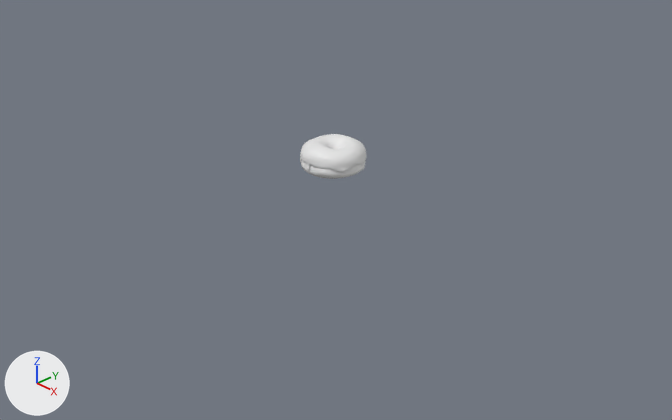
Before and after pictures for a commit that changed the Blender file donut.blend.
Before and after are seen from a camera (50 mm lens) standing at (0.935, -0.874, 0.54) and looking at (0.028, -0.021, -0.071). Every picture has the same lights, and +X, +Y and +Z are marked at lower left.

In view in the first picture: 'Donut', 'Icing'.
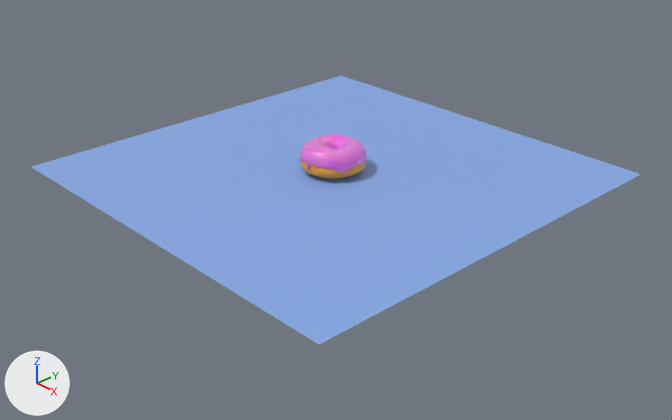
Location of each change, (x1, y1, x2, y2) in pixels of the pictures (672 x 420 px):
'Plane', added (blue): after (32, 76, 641, 344)
'Icing', recoloured (white to pink): (300, 134, 367, 173) in both
'Donut', recoloured (grey to orange): (301, 160, 366, 179) in both

What changed in the scene script:
```text
Add mat_material_001:
    mat_material_001 = principled_material('Material.001')
    mat_material_001.base_color = (0.8, 0.189, 0.651)  # pink #e778d3
    mat_material_001.roughness = 0.15
    mat_material_001.subsurface_weight = 1.0
    mat_material_001.subsurface_radius = (0.002, 0.002, 0.002)
    mat_material_001.subsurface_scale = 0.1
Add mat_material_002:
    mat_material_002 = principled_material('Material.002')
    mat_material_002.base_color = (0.8, 0.345, 0.0355)  # orange #e79f35
Add mat_material_003:
    mat_material_003 = principled_material('Material.003')
    mat_material_003.base_color = (0.246, 0.407, 0.8)  # blue #88abe7
Change me_torus_002:
    where me_torus_002.from_pydata(...)  # 2560 vertices, 2560 faces; spans x -0.048..0.0481, y -0.0478..0.0488, z -0.0226..0.0228
    add me_torus_002.materials.append(mat_material_002)  # orange #e79f35
Change me_torus_003:
    where me_torus_003.from_pydata(...)  # 11064 vertices, 11064 faces; spans x -0.0503..0.0493, y -0.0511..0.0508, z -0.0184..0.0252
    add me_torus_003.materials.append(mat_material_001)  # pink #e778d3
Add me_plane:
    me_plane.from_pydata([(-1.0, -1.0, 0.0), (1.0, -1.0, 0.0), (-1.0, 1.0, 0.0), (1.0, 1.0, 0.0)], [], [(0, 1, 3, 2)])
    me_plane.materials.append(mat_material_003)  # blue #88abe7
Add ob_plane:
    ob_plane = bpy.data.objects.new('Plane', me_plane)
    ob_plane.location = (0.0, 0.0, -0.022)
    ob_plane.scale = (0.323, 0.323, 0.323)
```
